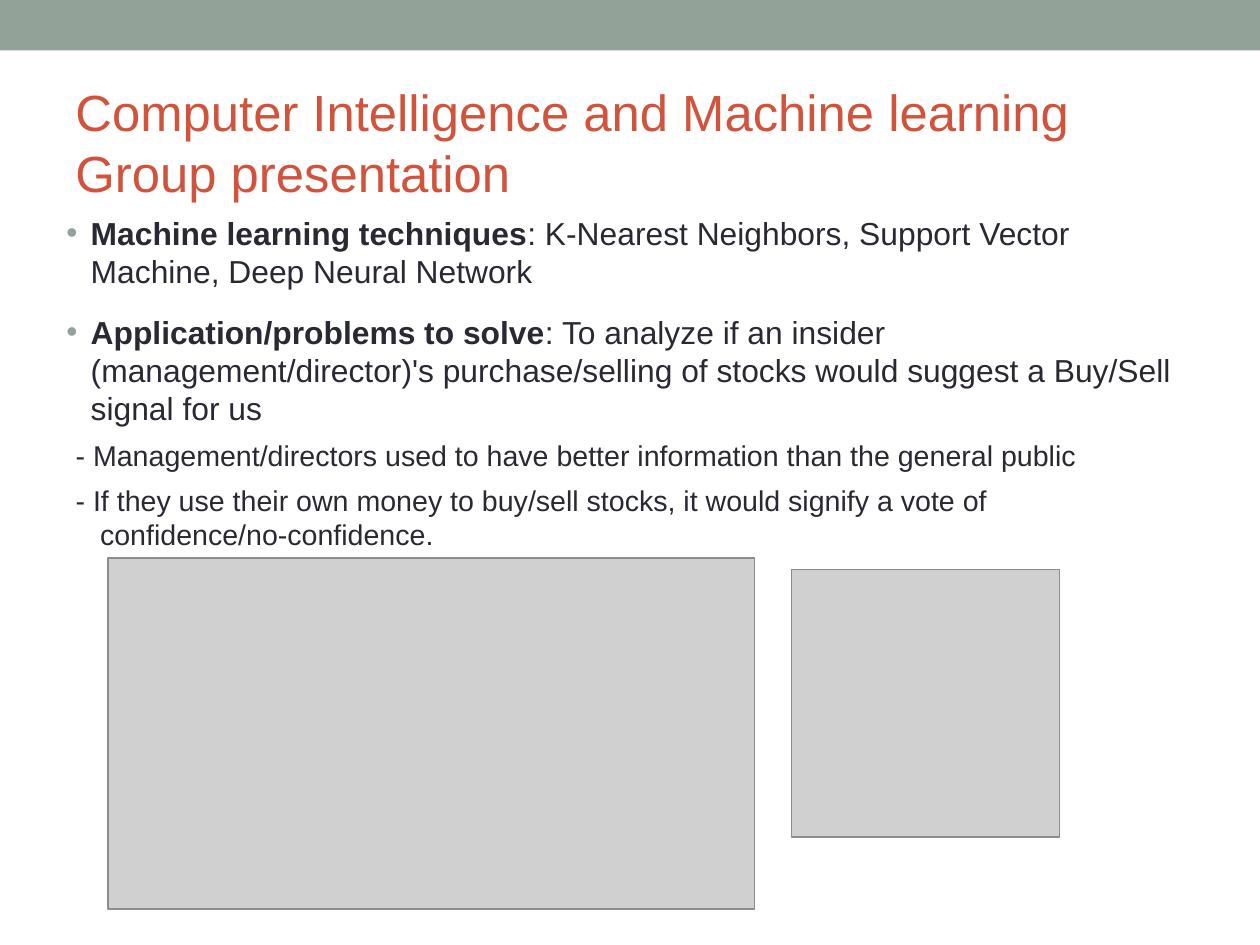
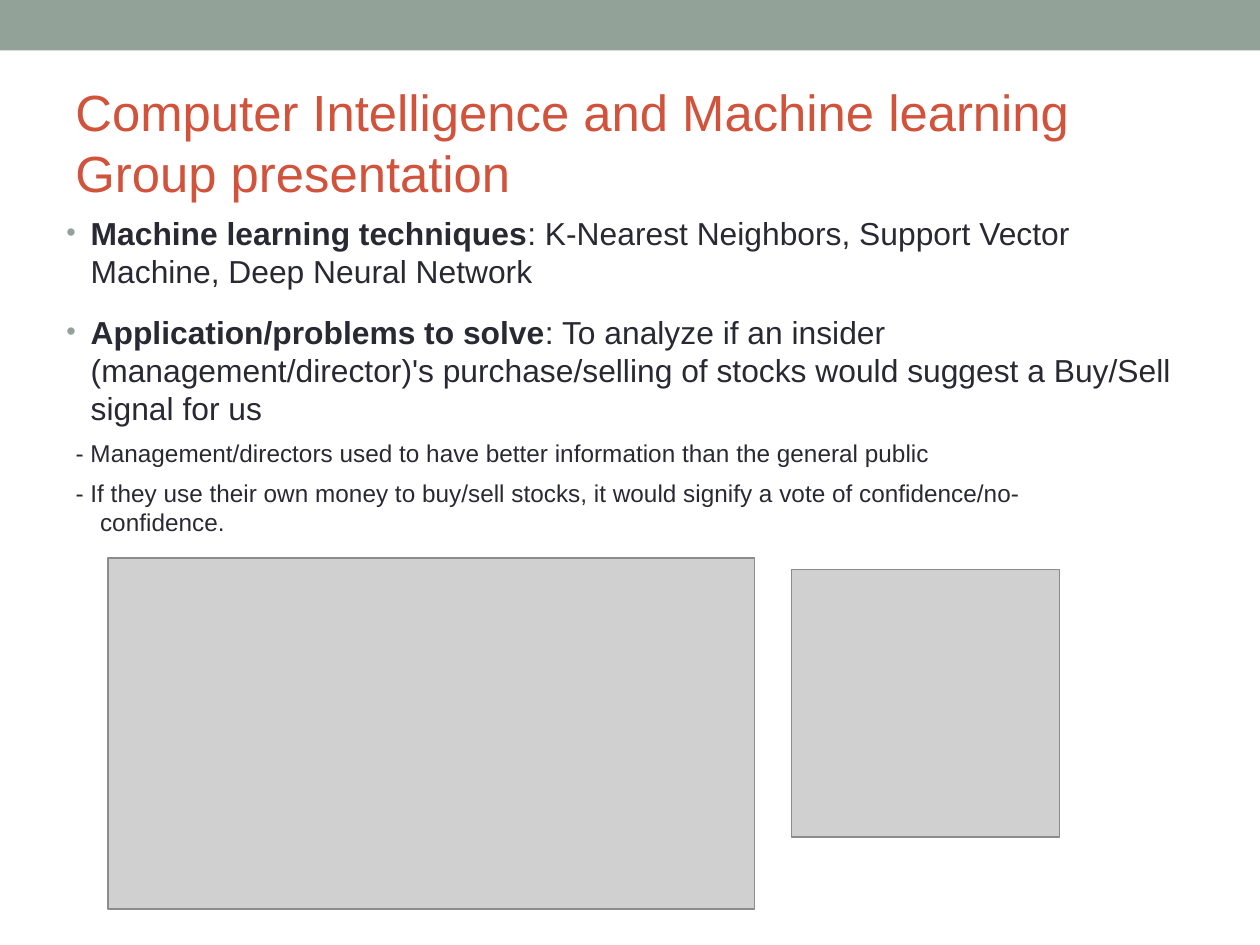
Before and after one commit to gafung/CIML, a slide deck: slide 1 of CIML presentation (Apr 18).ppt. Drawn at 1260x945 pixels with LibreOffice and Linux fonts; fonts in the diff are those of the drawing; grey boxes stand for pictures. Boxes give left, top, right and bottom in pixels: in the first picture for what was removed or moved away, otherwise in the second. Text is boxed around its words. In the diff, an @@ line names an element or a change of style, - is before the commit and + after.

```diff
--- a/CIML presentation (Apr 18).ppt
+++ b/CIML presentation (Apr 18).ppt
@@ text "- Management/directors used to have ..." at (90, 444, 1019, 532): size 18 to 15.3 pt @@
```
Also in this commit, not shown: 2 other slides changed, 1 slide removed.
